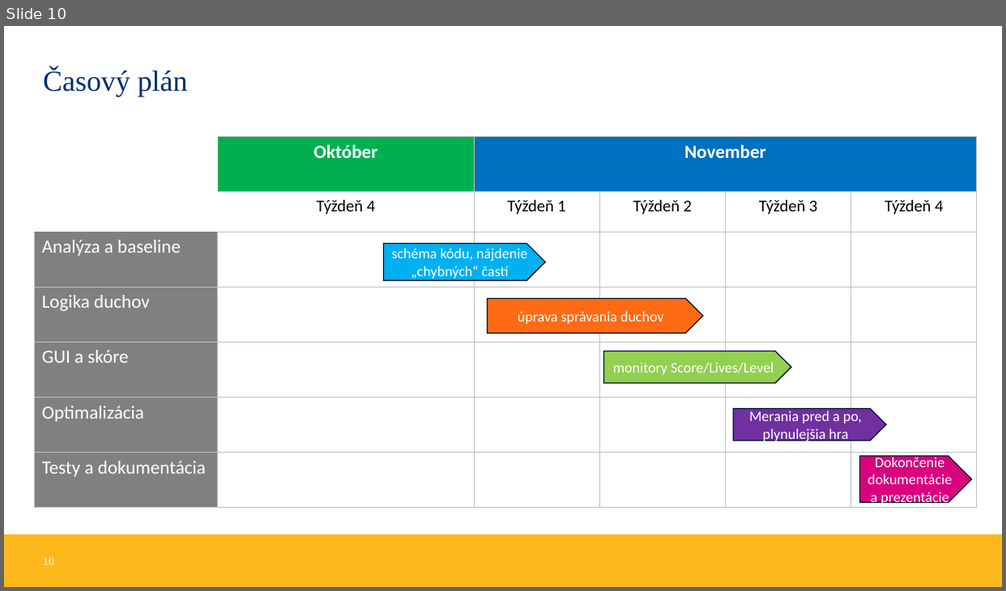
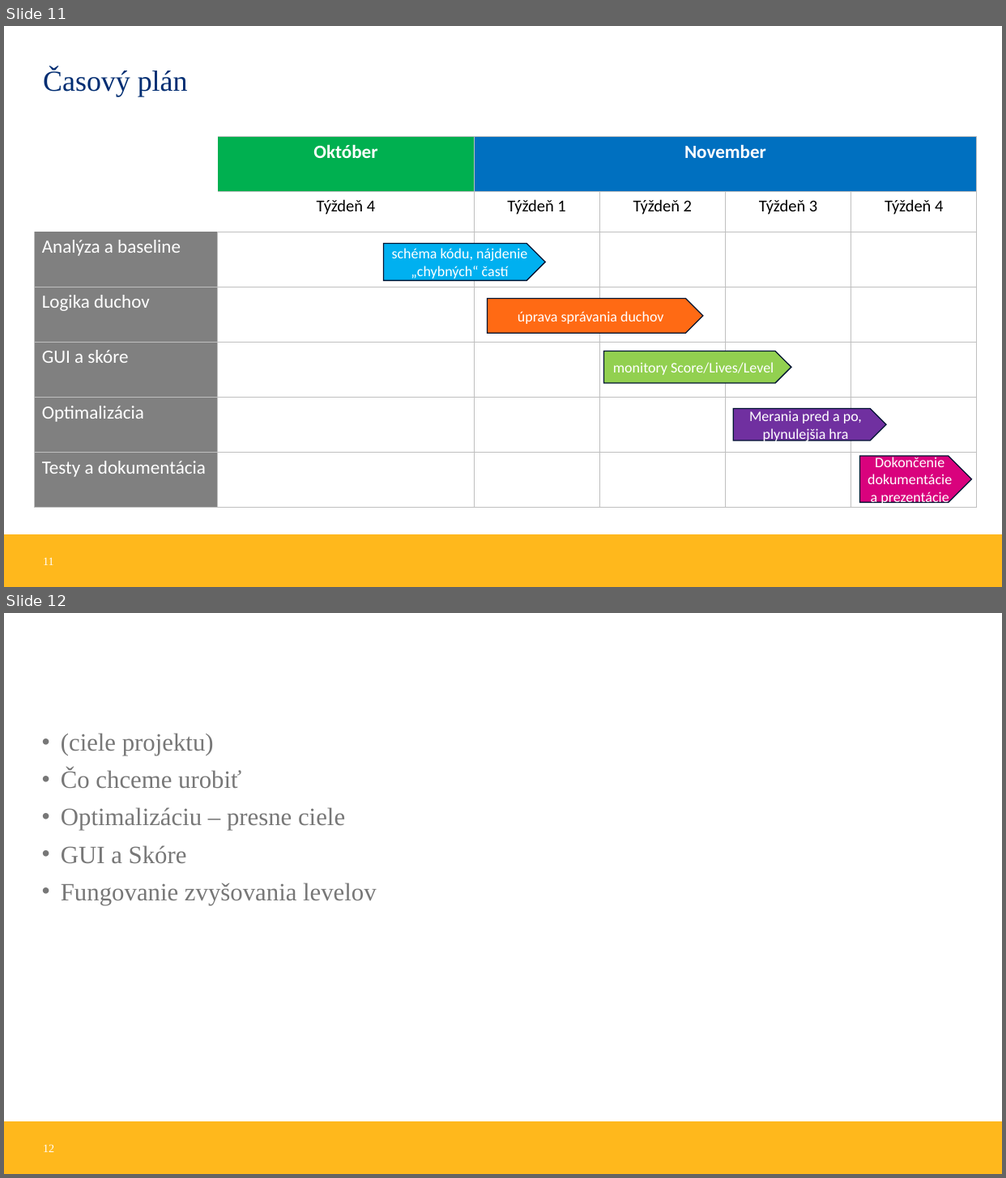
Before and after one commit to M4kovka/T2-PacMan, a slide deck: Pac-ManV3_animated.pptx. Shown one above the other, each under a label of ours: slide 10 before the commit, slides 11 and 12 after it. The pictures are 1006x591 and 1006x1178 pixels, drawn with LibreOffice and Linux fonts; fonts in the diff are those of the drawing; background and template pictures are left out. Boxes give left, top, right and bottom in pixels: in the first picture for what was removed or moved away, otherwise in the second. Text is boxed around its words. In the diff, an @@ line names an element or a change of style, - is before the commit and + after.

```diff
--- a/Pac-ManV3_animated.pptx
+++ b/Pac-ManV3_animated.pptx
@@ slide 12 added at bbox=[4, 613, 1002, 1174], background #FFFFFF; not listed: 1 template element that a slide beside it also shows @@
@@ text added at bbox=[61, 733, 377, 905], 24 pt, text #777777 @@
+• (ciele projektu)
+• Čo chceme urobiť
+• Optimalizáciu – presne ciele
+• GUI a Skóre
+• Fungovanie zvyšovania levelov
@@ page number added at bbox=[43, 1144, 54, 1152], 11 pt, text #FFFFFF @@
+12
@@ what was slide 10 is now slide 11 @@
@@ page number at bbox=[43, 557, 54, 565]: text changed @@
-10
+11
```
Also in this commit, not shown: 3 slides changed, 2 other slides added.
